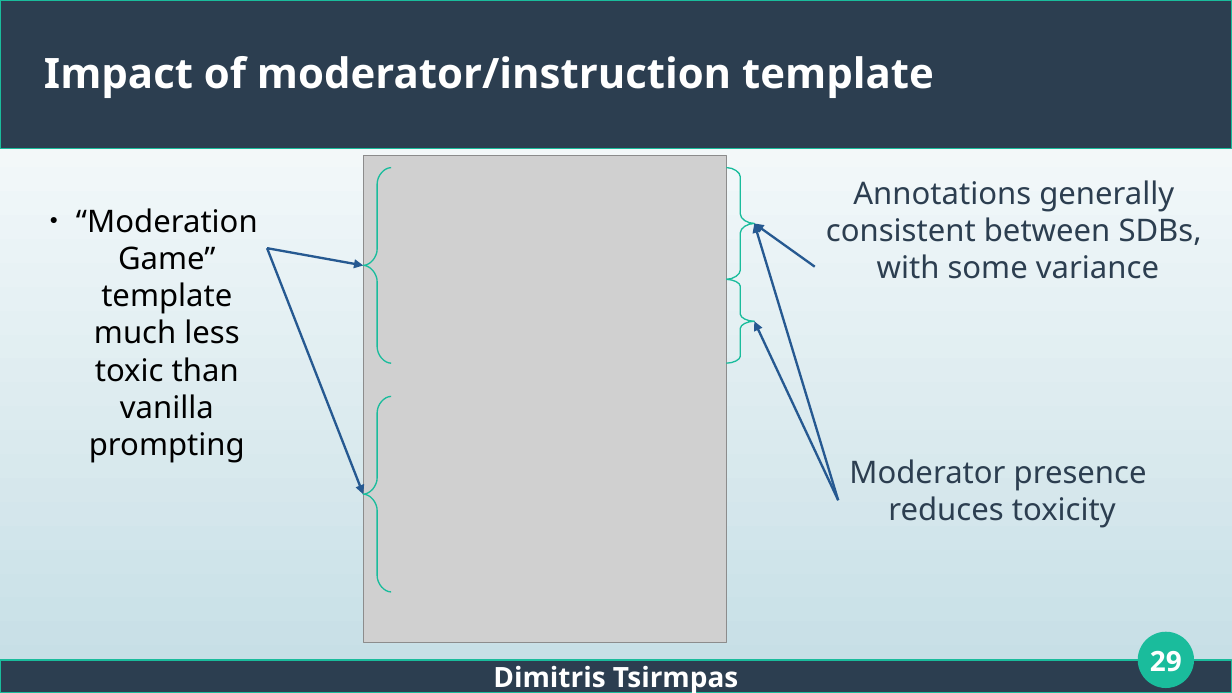
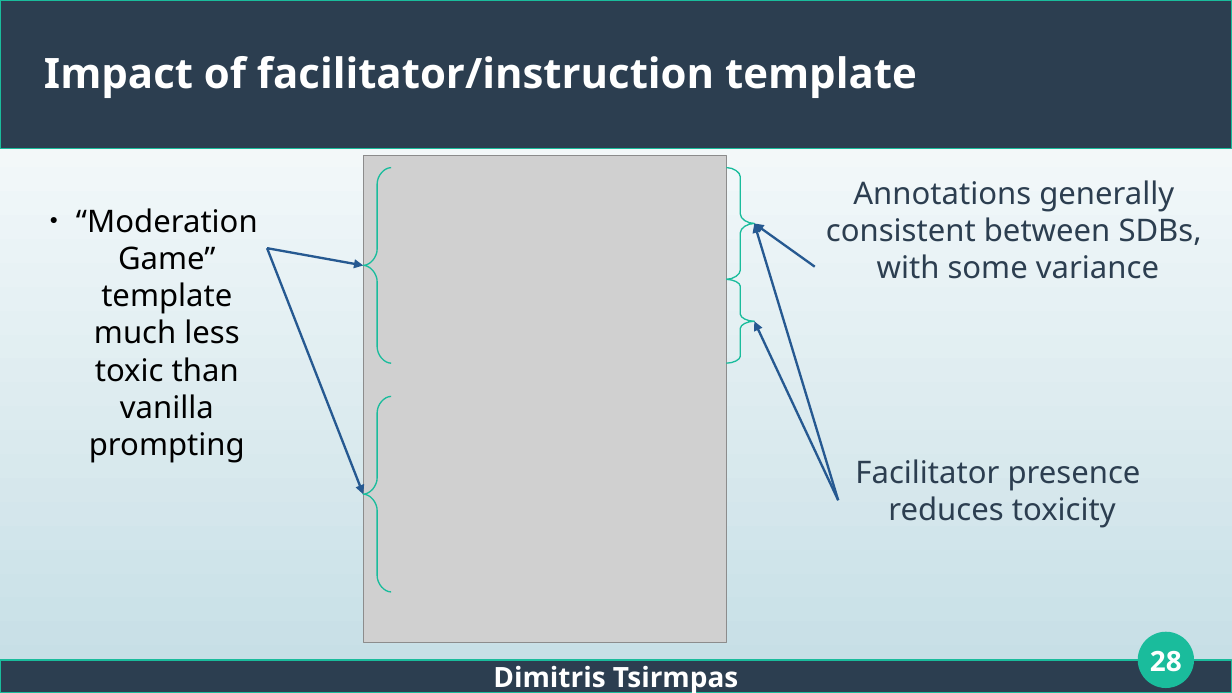
Before and after one commit to dimits-ts/llm_moderation_research, a slide deck: slide 28 of presentations/thesis.odp (slide 29 before the commit). Drawn at 1232x693 pixels with LibreOffice and Linux fonts; fonts in the diff are those of the drawing; grey boxes stand for pictures. Boxes give left, top, right and bottom in pixels: in the first picture for what was removed or moved away, otherwise in the second. Text is boxed around its words. In the diff, an @@ line names an element or a change of style, - is before the commit and + after.

```diff
--- a/presentations/thesis.odp
+++ b/presentations/thesis.odp
@@ title at (44,56,917,98): text changed @@
-Impact of moderator/instruction template
+Impact of facilitator/instruction template
@@ text at (855,459,1141,491): text changed @@
-Moderator presence
+Facilitator presence
@@ page number at (1150,650,1182,672): text changed @@
-29
+28
```
Also in this commit, not shown: 17 other slides changed, 2 slides added, 1 slide removed.
